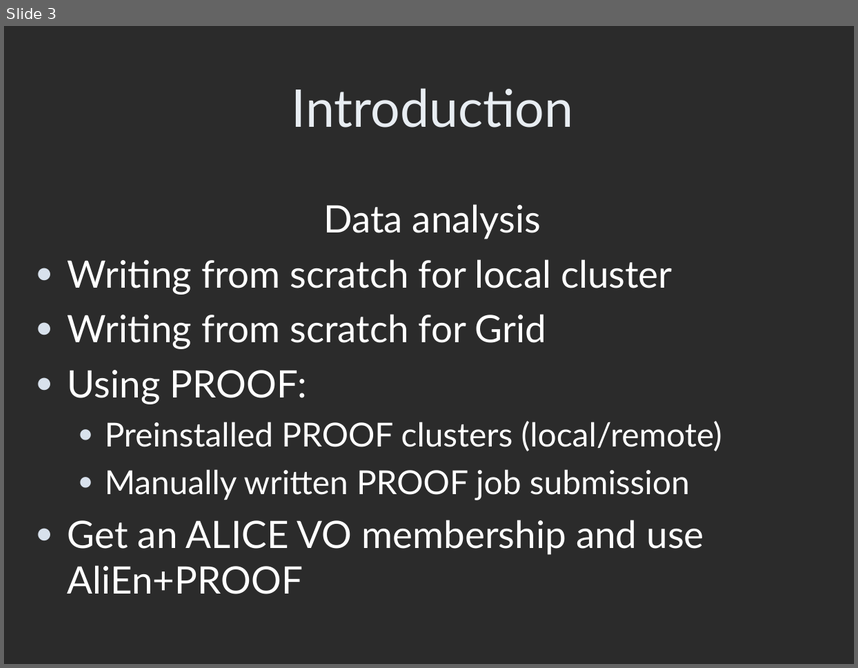
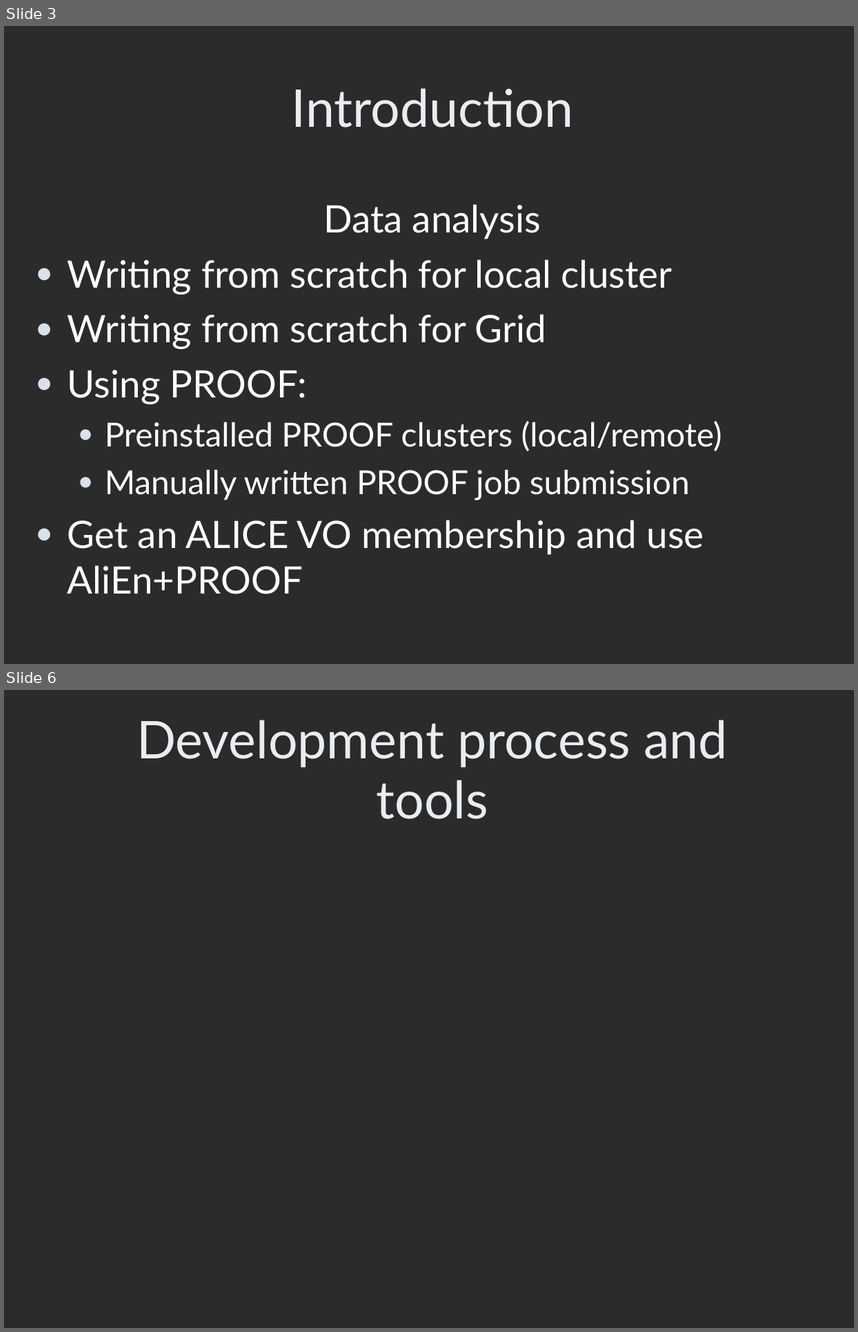
Before and after one commit to AnarManafov/PoDDocumentation, a slide deck: HEPCG-Workshops/2007-Jun/HEPCG-Workshops-2007-Jun(GSI).ppt. Shown one above the other, each under a label of ours: slide 3 before the commit, slides 3 and 6 after it; the slides between them are not shown. The pictures are 858x668 and 858x1332 pixels, drawn with LibreOffice and Linux fonts; fonts in the diff are those of the drawing; background and template pictures are left out; a plain dark background stands for a picture behind light text. Boxes give left, top, right and bottom in pixels: in the first picture for what was removed or moved away, otherwise in the second. Text is boxed around its words. In the diff, an @@ line names an element or a change of style, - is before the commit and + after.

```diff
--- a/HEPCG-Workshops/2007-Jun/HEPCG-Workshops-2007-Jun(GSI).ppt
+++ b/HEPCG-Workshops/2007-Jun/HEPCG-Workshops-2007-Jun(GSI).ppt
@@ slide 6 added at bbox=[4, 690, 854, 1328], background picture (left out) @@
@@ title added at bbox=[136, 720, 728, 819], 44 pt, text #E8EDF2 @@
+Development process and tools
```
Also in this commit, not shown: 2 other slides changed, 4 other slides added, 2 other files.
